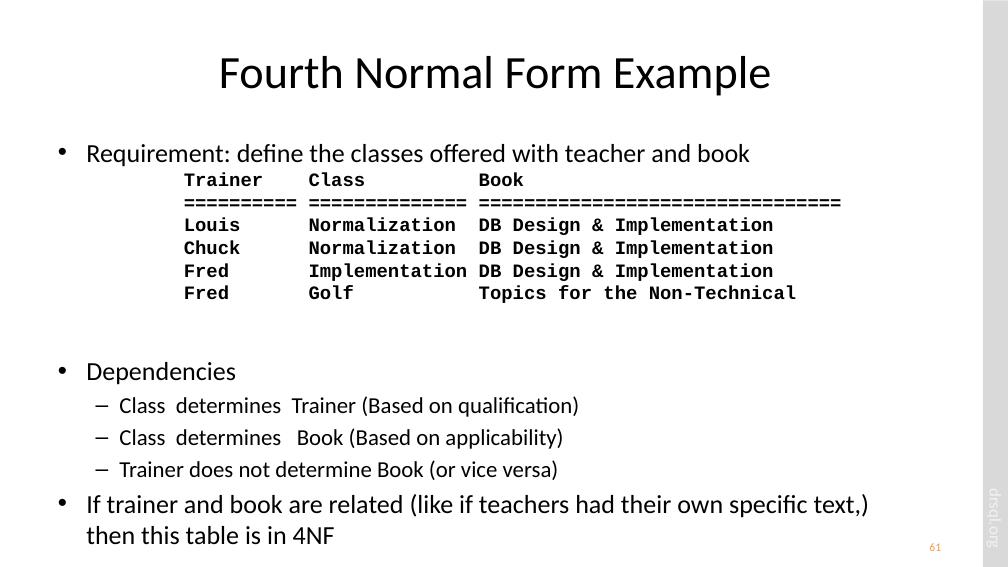
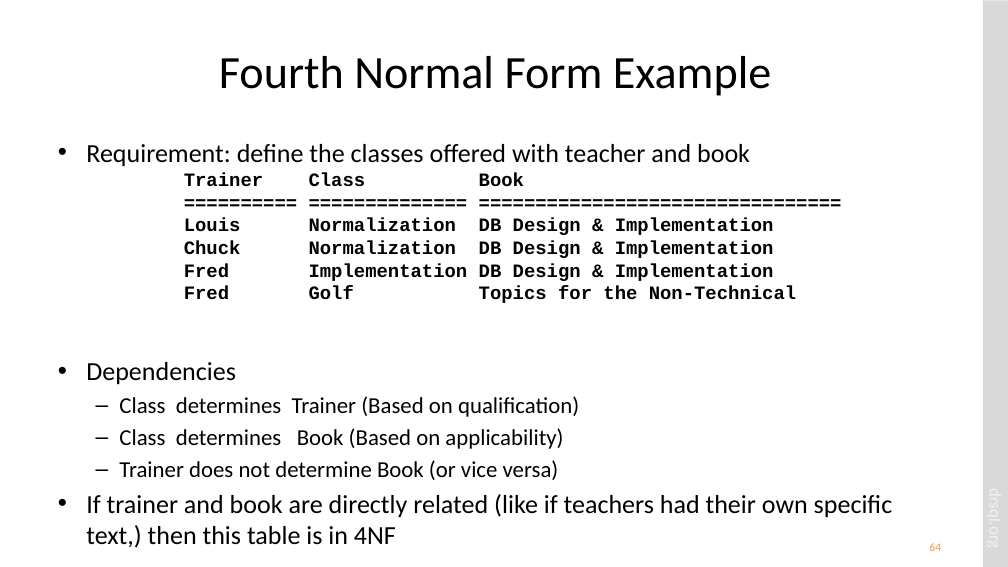
Before and after one commit to drsqlgithub/Presentation-Downloads, a slide deck: slide 64 of Relational Database Design/Relational Database Design.pptx (slide 61 before the commit). Drawn at 1008x567 pixels with LibreOffice and Linux fonts; fonts in the diff are those of the drawing. Boxes give left, top, right and bottom in pixels: in the first picture for what was removed or moved away, otherwise in the second. Text is boxed around its words. In the diff, an @@ line names an element or a change of style, - is before the commit and + after.

```diff
--- a/Relational Database Design/Relational Database Design.pptx
+++ b/Relational Database Design/Relational Database Design.pptx
@@ text at box(86, 494, 893, 548): text changed @@
-• If trainer and book are related (like if teachers had their own specific text,) then this table is in 4NF
+• If trainer and book are directly related (like if teachers had their own specific text,) then this table is in 4NF
@@ page number at box(929, 543, 941, 551): text changed @@
-61
+64
```
Also in this commit, not shown: 19 other slides changed, 4 slides added, 1 slide removed.
